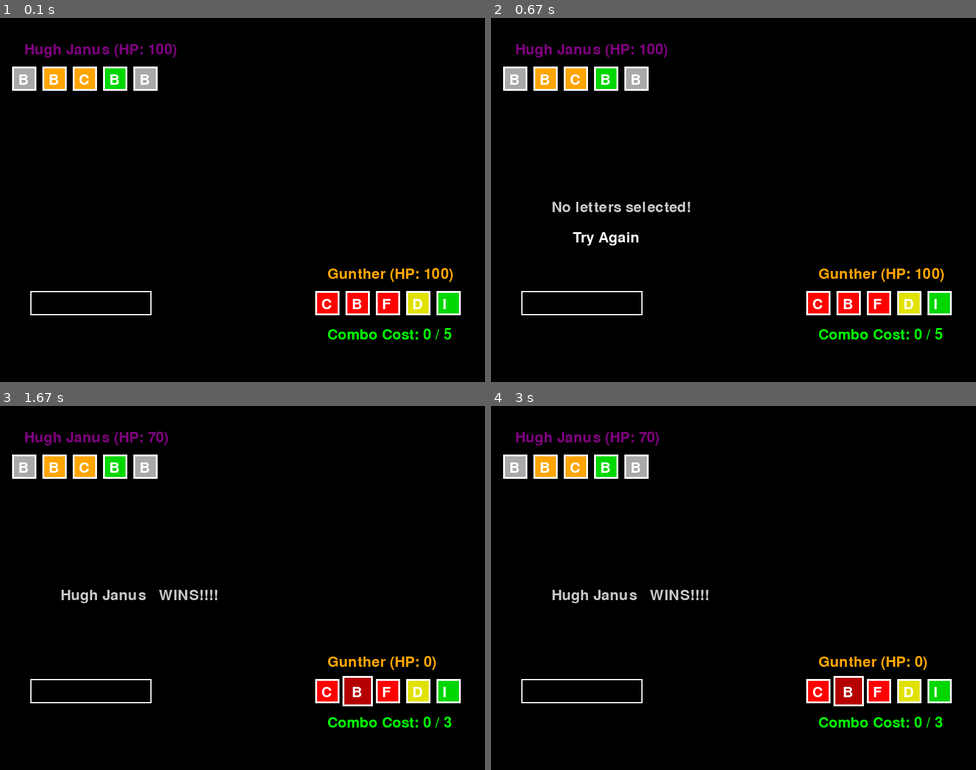
Above: before the commit, frames 1-4 (two rows, left to right).
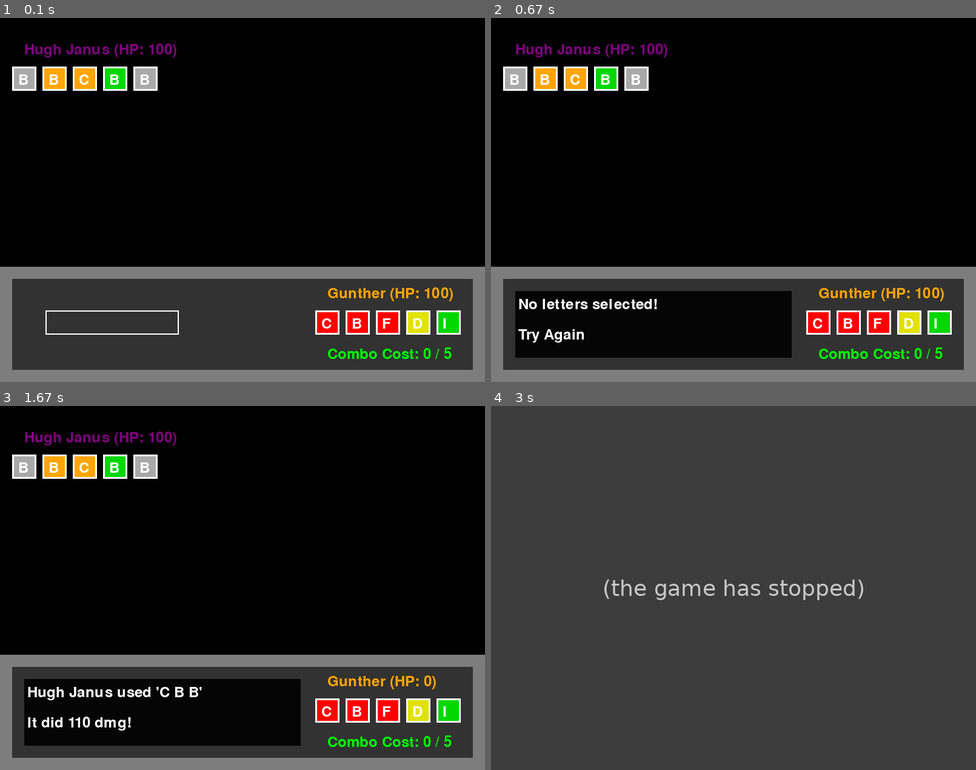
Above: after the commit, the same moments.

Repository: LWhite200/pygames
Game: pygame game, started from WordBound/WordBound.py
The game is run twice, just before and just after one commit, with the same random seed, the same clock (stepped at 60 frames per second) and the same inputs.
Inputs:
- Up to frame 1 (0.1 s): no input
- Up to frame 2 (0.67 s): tap Enter at 0.33 s
- Up to frame 3 (1.67 s): click "C" at 0.72 s; click "B" at 1.05 s; tap Space at 1.33 s
- Up to frame 4 (3 s): hold Enter 1.67-2.13 s; tap Space at 1.73, 2.03 s

The runs differ from the first frame. In frame 1, 32% of the frame differs, in the area x 0-100%, y 68-100%; in frame 2, 22%; in frame 3, 23%; in frame 4, 100%, in the area x 0-100%, y 0-100%.
After the commit the program exited at 2.75 s; later frames show no game.

Commit message:
Add files via upload

Diff:
--- a/WordBound/WordBound.py
+++ b/WordBound/WordBound.py
@@ -1,4 +1,4 @@
-import pygame
+import pygame # type: ignore
 import random
 
 # Initialize PyGame
@@ -18,6 +18,7 @@
 
 # Fonts
 font = pygame.font.Font(None, 36)
+bigfont = pygame.font.Font(None, 48)
 
 def color_mapping(color_name):
     color_dict = {
@@ -73,12 +74,17 @@
         print(str(ccc))
         return ccc
 
-    def draw(self, x, y, selected=False, hovered=False):
+    def draw(self, x, y, selected=False, hovered=False, isPlayer1=True):
         # Adjust size and color if hovered and not selected
+        global curDialog
 
         boxX, boxY = x, y
-
-        if hovered and not selected:
+        curFont = font
+
+        if hovered and not selected and isPlayer1 and not curDialog:
+            x -= 4
+            y -= 4
+            curFont = bigfont
             rect_size = 50  # Slightly bigger
             boxX -= 5
             boxY -= 5
@@ -90,7 +96,7 @@
         pygame.draw.rect(screen, color, (boxX, boxY, rect_size, rect_size))
         border_color = (0, 155, 255) if selected else (255, 255, 255)
         pygame.draw.rect(screen, border_color, (boxX, boxY, rect_size, rect_size), 3)
-        text = font.render(self.char, True, (255, 255, 255))
+        text = curFont.render(self.char, True, (255, 255, 255))
         screen.blit(text, (x + 10, y + 10))
 
 class Deity:
@@ -122,7 +128,7 @@
 
             mouse_pos = pygame.mouse.get_pos()
             hovered = newX <= mouse_pos[0] <= newX + 40 and newY <= mouse_pos[1] <= newY + 40
-            letter.draw(newX, newY, letter in self.selected_letters, hovered)
+            letter.draw(newX, newY, letter in self.selected_letters, hovered, isPlayer1)
 
         # Display combo stamina
         if isPlayer1:
@@ -163,19 +169,19 @@
 player2 = Deity("Hugh Janus", get_random_letters())
 
 cur_word = []
-message1 = ""
-message2 = ""
 
 playX = 520
 enemX = 20
 
-playY = 400
+playY = 432
 enemY = 30
 
 buttonY = 50
 
 def calculate_damage(word, opponent_deity):
-
+    global curDialog
+
+    aboveOrBelow = sum(letter.power for letter in word)
     base_damage = 0 # sum(letter.power for letter in word)
 
     for letter in word:
@@ -186,21 +192,64 @@
         # Checks each type and adds or subracts accordingly
         if curType in weaknesses[oppType]:
             base_damage += curDmg + 10
-            print("weakness hit")
         elif curType in resistances[oppType]:
             base_damage += (curDmg // 2)
-            print("resistance yes")
         else:
             base_damage += curDmg
 
+    if base_damage > aboveOrBelow:
+        curDialog.append("Super Effective!!!")
+        curDialog.append(f"")
+    elif base_damage < aboveOrBelow:
+        curDialog.append("Not That Effective")
+        curDialog.append(f"")
+
     return base_damage
 
+curDialog = []
+
+# Where messages shown
+def draw_dialog():
+    global curDialog
+
+    # Get the current dialog lines
+    text1 = curDialog[0] if len(curDialog) > 0 else ""
+    text2 = curDialog[1] if len(curDialog) > 1 else ""
+
+    offset = 20   # the thickness of the border
+    yMoveUp = 20  # distance from the bottom of the screen
+    yScale = 150
+    xScale = WIDTH - 2 * offset
+
+    yCord = HEIGHT - (yScale + yMoveUp)
+    xCord = 0 + offset
+
+    backColor = (125, 125, 125)
+    pygame.draw.rect(screen, backColor, (xCord - offset, yCord - offset, xScale + 2 * offset, yScale + 2 * offset))
+    frontColor = (50, 50, 50)
+    pygame.draw.rect(screen, frontColor, (xCord, yCord, xScale, yScale))
+
+    if text1 != "":
+        col3 = (5, 5, 5)
+        pygame.draw.rect(screen, col3, (xCord + offset, yCord + offset, xScale * 0.6, yScale - 2 * offset))
+
+
+    # Draw the text with proper vertical spacing
+    for i, line in enumerate([text1, text2]):
+        text_surface = font.render(line, True, (255, 255, 255))
+        text_rect = (xCord + 25, (yCord + 30) + (i * offset * 2.5))  # Adjusting the vertical spacing for the lines
+        screen.blit(text_surface, text_rect)
+
+
+
+
 
 def main():
-    global cur_word, message1, message2
+    global cur_word, curDialog
 
     running = True
     playerChoose = True
+    haveWinner = False
     while running:
         screen.fill(BLACK)
 
@@ -211,14 +260,21 @@
 
             elif event.type == pygame.MOUSEBUTTONDOWN:
                 if event.button == 1:
-                    for i, letter in enumerate(player1.letters):
-                        x = playX + i * 50
-                        y = playY + buttonY
-
-                        if x <= event.pos[0] <= x + 40 and y <= event.pos[1] <= y + 40:
-                            if letter not in cur_word:
-                                cur_word.append(letter)
-                                player1.selected_letters.append(letter)
+
+                    if curDialog:
+                        curDialog.pop(0)
+                        if curDialog:
+                            curDialog.pop(0)
+
+                    else:
+                        for i, letter in enumerate(player1.letters):
+                            x = playX + i * 50
+                            y = playY + buttonY
+
+                            if x <= event.pos[0] <= x + 40 and y <= event.pos[1] <= y + 40:
+                                if letter not in cur_word:
+                                    cur_word.append(letter)
+                                    player1.selected_letters.append(letter)
 
                 if event.button == 3:
                     if cur_word:
@@ -227,16 +283,27 @@
 
             elif event.type == pygame.KEYDOWN:
                 if event.key == pygame.K_RETURN or event.key == pygame.K_SPACE:
-                    # Calculate stamina cost for the selected letters
-                    stamina_cost = player1.calculate_combo_stamina_cost()
-
-                    if stamina_cost <= player1.comboStamina:
-                        # If more than 1 letter is selected and enough stamina
-                        playerChoose = False
-                        player1.update_stamina(stamina_cost)
+
+                    if curDialog:
+                        curDialog.pop(0)
+                        if curDialog:
+                            curDialog.pop(0)
+
+                    else:
+                        # Calculate stamina cost for the selected letters
+                        stamina_cost = player1.calculate_combo_stamina_cost()
+
+                        if stamina_cost <= player1.comboStamina:
+                            # If more than 1 letter is selected and enough stamina
+                            playerChoose = False
+                            player1.update_stamina(stamina_cost)
+
+
+
+        draw_dialog()
 
         # When the player has made their choice, see who to attack first
-        if not playerChoose:
+        if not playerChoose and not curDialog:
             if cur_word:
 
 
@@ -251,17 +318,20 @@
                 dmg1 = calculate_damage(move1, p2)
                 p2.take_damage(dmg1)
 
-                dmg2 = calculate_damage(move2, p1)
-                p1.take_damage(dmg2)
+                curDialog.append(f"{p1.name} used '{' '.join([letter.char for letter in move1])}' ")
+                curDialog.append(f"It did {dmg1} dmg!")
+
+                if p2.curHP > 0:
+                    dmg2 = calculate_damage(move2, p1)
+                    p1.take_damage(dmg2)
+                    curDialog.append(f"{p2.name} used '{' '.join([letter.char for letter in move2])}' ")
+                    curDialog.append(f"It did {dmg2} dmg!")
 
                 cur_word = []
                 player1.selected_letters = []
-                message1 = f"{p2.name} hit by '{' '.join([letter.char for letter in move1])}' for {dmg1} dmg!"
-                message2 = f"{p1.name} hit by '{' '.join([letter.char for letter in move2])}' for {dmg2} dmg!"
-
             else:
-                message1 = "No letters selected!"
-                message2 = "     Try Again"
+                curDialog.append("No letters selected!")
+                curDialog.append("Try Again")
 
             playerChoose = True  # Reset for the next turn
 
@@ -269,36 +339,33 @@
         player1.draw(playX, playY, True)
         player2.draw(enemX, enemY, False)
 
-        # Draw input word
-        input_box = pygame.Rect(50, playY + buttonY, 200, 40)
-        pygame.draw.rect(screen, WHITE, input_box, 2)
-        input_word = "".join([letter.char for letter in cur_word])
-        input_surface = font.render(input_word, True, WHITE)
-        screen.blit(input_surface, (input_box.x + 5, input_box.y + 5))
-
-        # Draw messages ------------
-        def drawMessage():
-            message_surface = font.render(message1, True, (200,200,200))
-            screen.blit(message_surface, (100, HEIGHT // 2))
-            message_surface = font.render(message2, True, WHITE)
-            screen.blit(message_surface, (100, HEIGHT // 2 + 50))
+        # Draw input wordbox, current word being formed
+        if not curDialog and not haveWinner:
+            ipX, ipY = 20, playY + 1.5 * buttonY
+            input_box = pygame.Rect(75, playY + buttonY, 220, 40)
+            pygame.draw.rect(screen, WHITE, input_box, 2)
+            input_word = "".join([letter.char for letter in cur_word])
+            input_surface = font.render(input_word, True, WHITE)
+            screen.blit(input_surface, (input_box.x + 5, input_box.y + 5))
+
 
         # Check for game over
-        if player1.curHP <= 0:
-            message1 = f"{player2.name}   WINS!!!!"
-            message2 = ""
+        if player1.curHP <= 0 and not haveWinner:
+            curDialog.append(f"{player2.name}   WINS!!!!")
+            haveWinner = True
+        elif player2.curHP <= 0 and not haveWinner:
+            curDialog.append(f"{player1.name}   WINS!!!!")
+            haveWinner = True
+
+        if haveWinner and not curDialog:
             running = False
-        elif player2.curHP <= 0:
-            message2 = f"{player1.name}   WINS!!!!"
-            message2 = ""
-            running = False
-
-        drawMessage()
+
+
 
         # Update display
         pygame.display.flip()
 
-    pygame.time.delay(3000)  # Wait for 1000 milliseconds (1 second)
+    pygame.time.delay(1000)  # Wait for 1000 milliseconds (1 second)
 
     # Quit PyGame
     pygame.quit()
